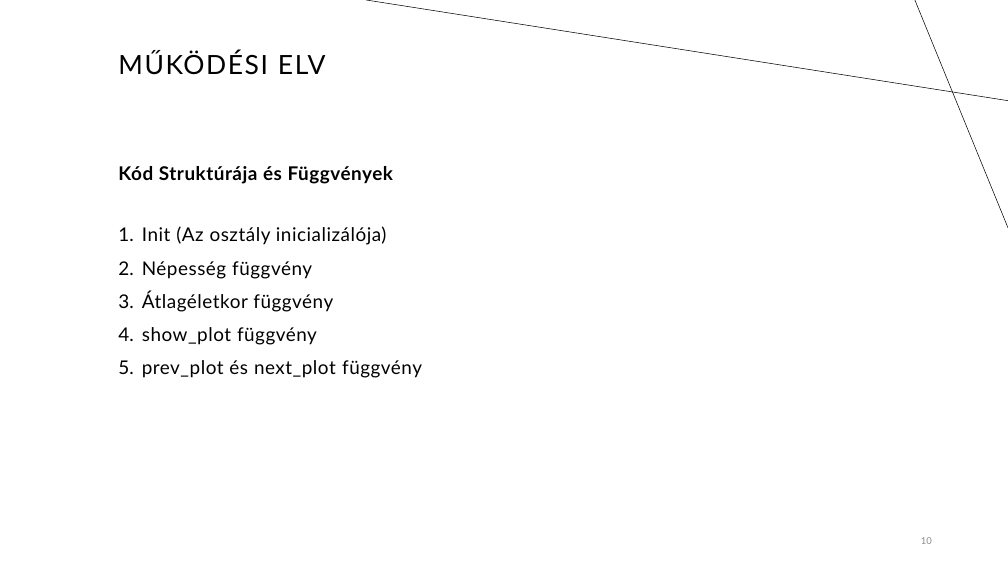
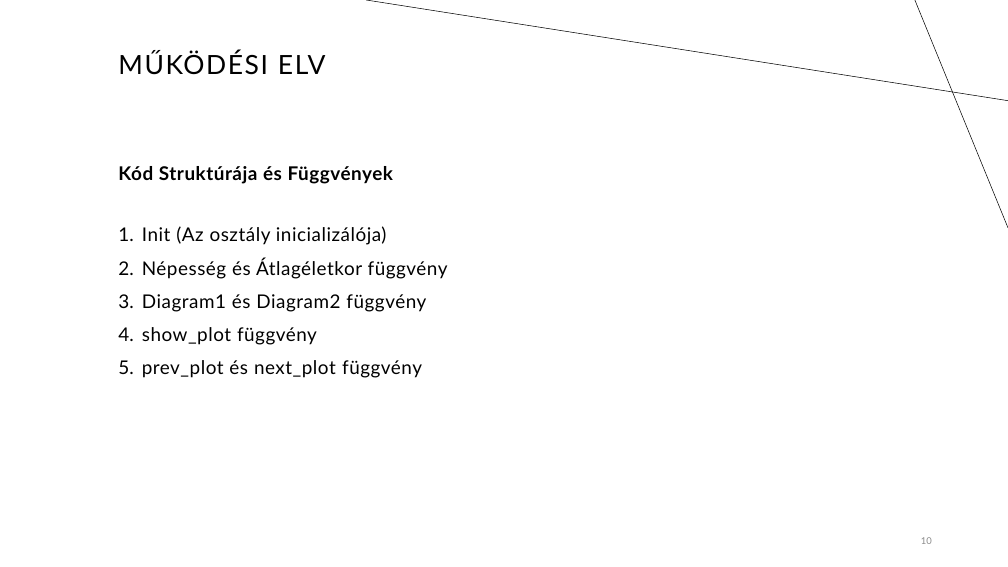
Before and after one commit to tthzsombor/prog_bead, a slide deck: slide 10 of Nepesseg.pptx. Drawn at 1008x567 pixels with LibreOffice and Linux fonts; fonts in the diff are those of the drawing. Boxes give left, top, right and bottom in pixels: in the first picture for what was removed or moved away, otherwise in the second. Text is boxed around its words. In the diff, an @@ line names an element or a change of style, - is before the commit and + after.

```diff
--- a/Nepesseg.pptx
+++ b/Nepesseg.pptx
@@ text at box(142, 258, 448, 312): text changed @@
-2. Népesség függvény
-3. Átlagéletkor függvény
+2. Népesség és Átlagéletkor függvény
+3. Diagram1 és Diagram2 függvény
```
Also in this commit, not shown: 2 other slides changed, 3 slides added, 1 slide removed, 2 other files.
